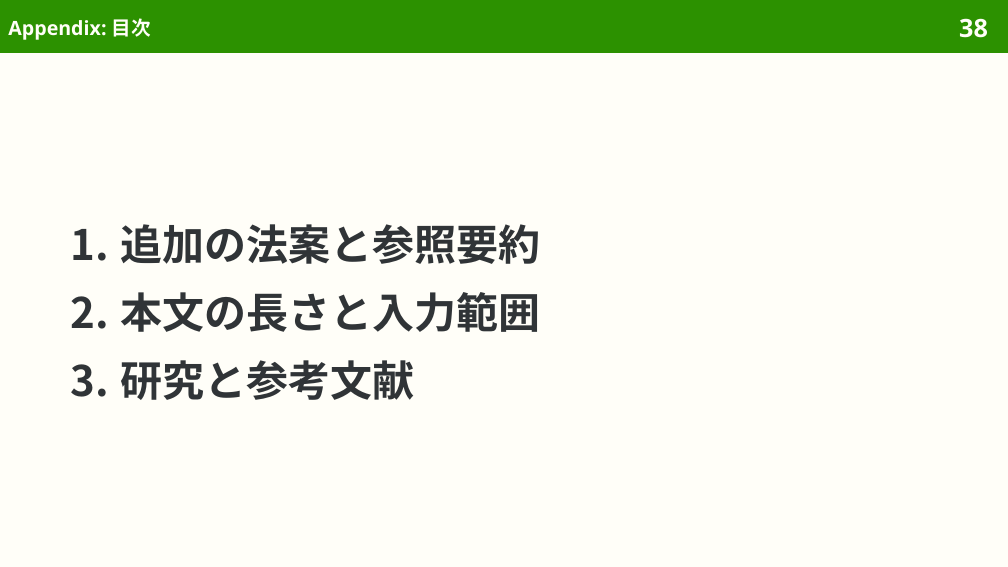
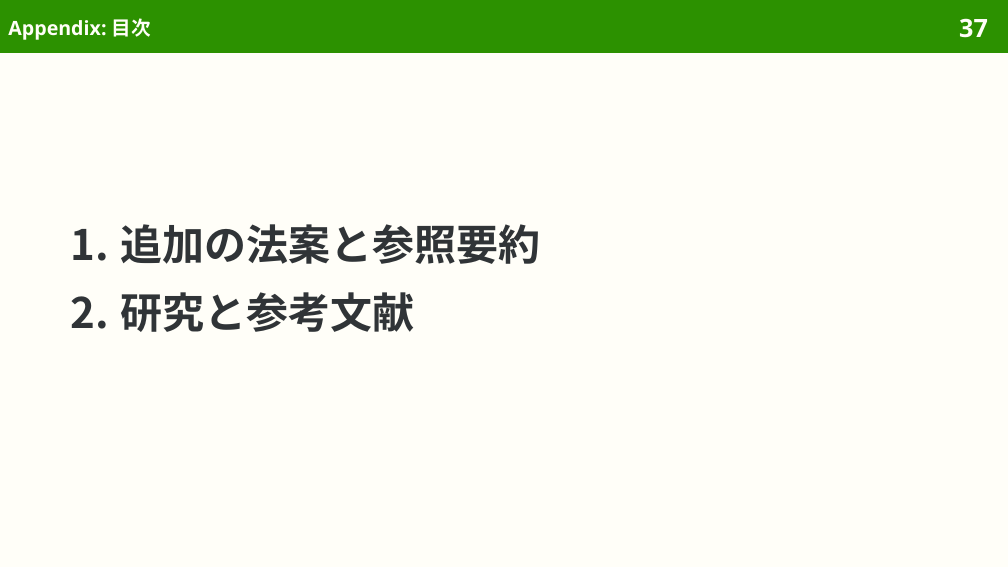
Before and after one commit to sasakiy84/datasets-in-10-minutes, a slide deck: slide 37 of slides/datasets-in-10-minutes-billsum.pptx (slide 38 before the commit). Drawn at 1008x567 pixels with LibreOffice and Linux fonts; fonts in the diff are those of the drawing. Boxes give left, top, right and bottom in pixels: in the first picture for what was removed or moved away, otherwise in the second. Text is boxed around its words. In the diff, an @@ line names an element or a change of style, - is before the commit and + after.

```diff
--- a/slides/datasets-in-10-minutes-billsum.pptx
+++ b/slides/datasets-in-10-minutes-billsum.pptx
@@ page number at [959,18,988,38]: text changed @@
-38
+37
@@ text at [121,292,541,332]: paragraph removed @@
-2. 本文の長さと入力範囲
@@ text at [121,292,415,332]: more space between paragraphs @@
```
Also in this commit, not shown: 11 other slides changed, 5 slides removed, 48 other files.
